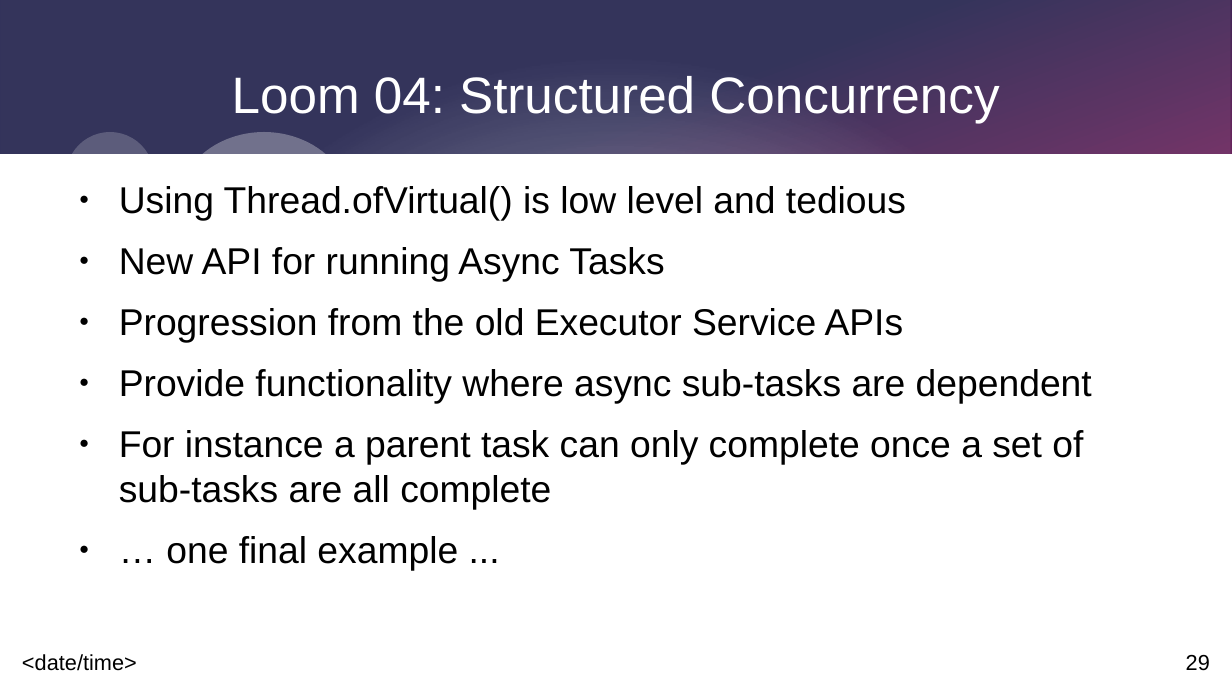
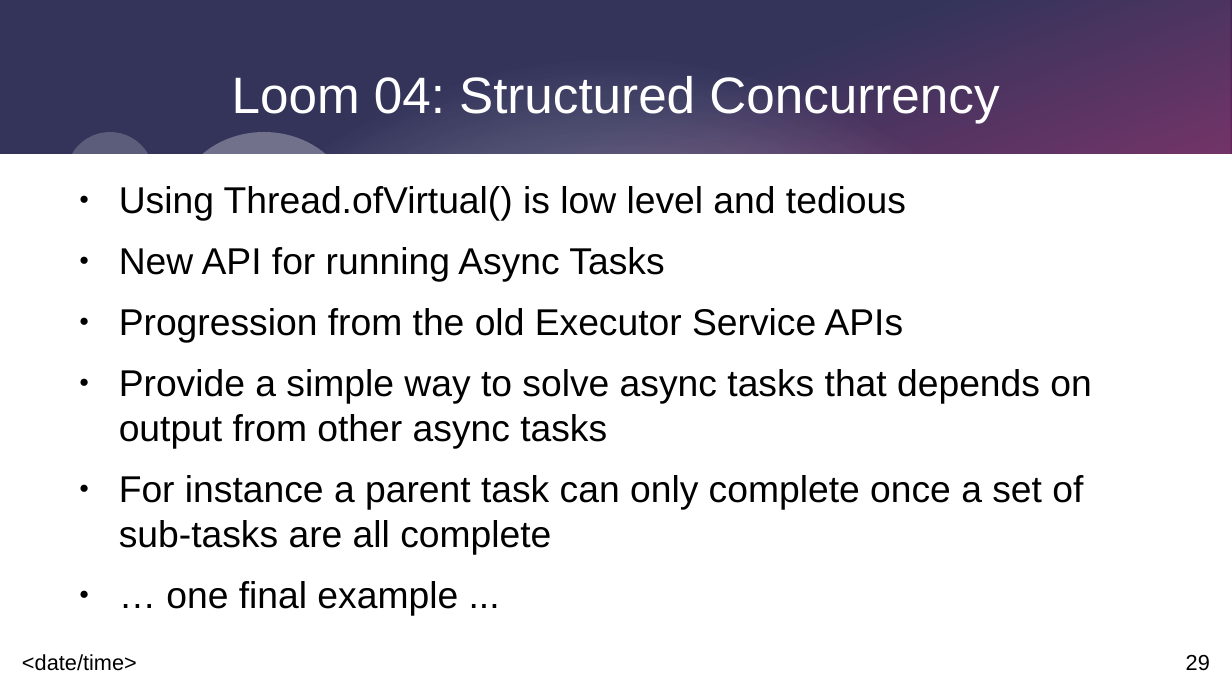
Before and after one commit to johnnyegel/Talk_JavaLatestAndGreatest, a slide deck: slide 29 of Presentation/JavaLatestAndGreatest.odp. Drawn at 1232x693 pixels with LibreOffice and Linux fonts; fonts in the diff are those of the drawing. Boxes give left, top, right and bottom in pixels: in the first picture for what was removed or moved away, otherwise in the second. Text is boxed around its words. In the diff, an @@ line names an element or a change of style, - is before the commit and + after.

```diff
--- a/Presentation/JavaLatestAndGreatest.odp
+++ b/Presentation/JavaLatestAndGreatest.odp
@@ text at (x1=119, y1=369, x2=1091, y2=449): text changed @@
-● Provide functionality where async sub-tasks are dependent
+● Provide a simple way to solve async tasks that depends on output from other async tasks
```
Also in this commit, not shown: 2 other slides changed.
